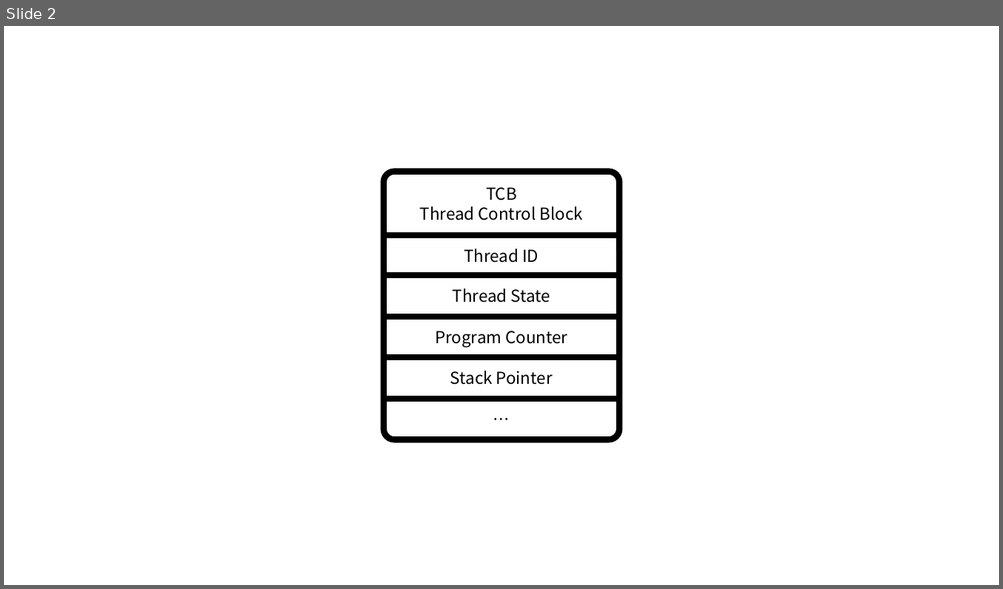
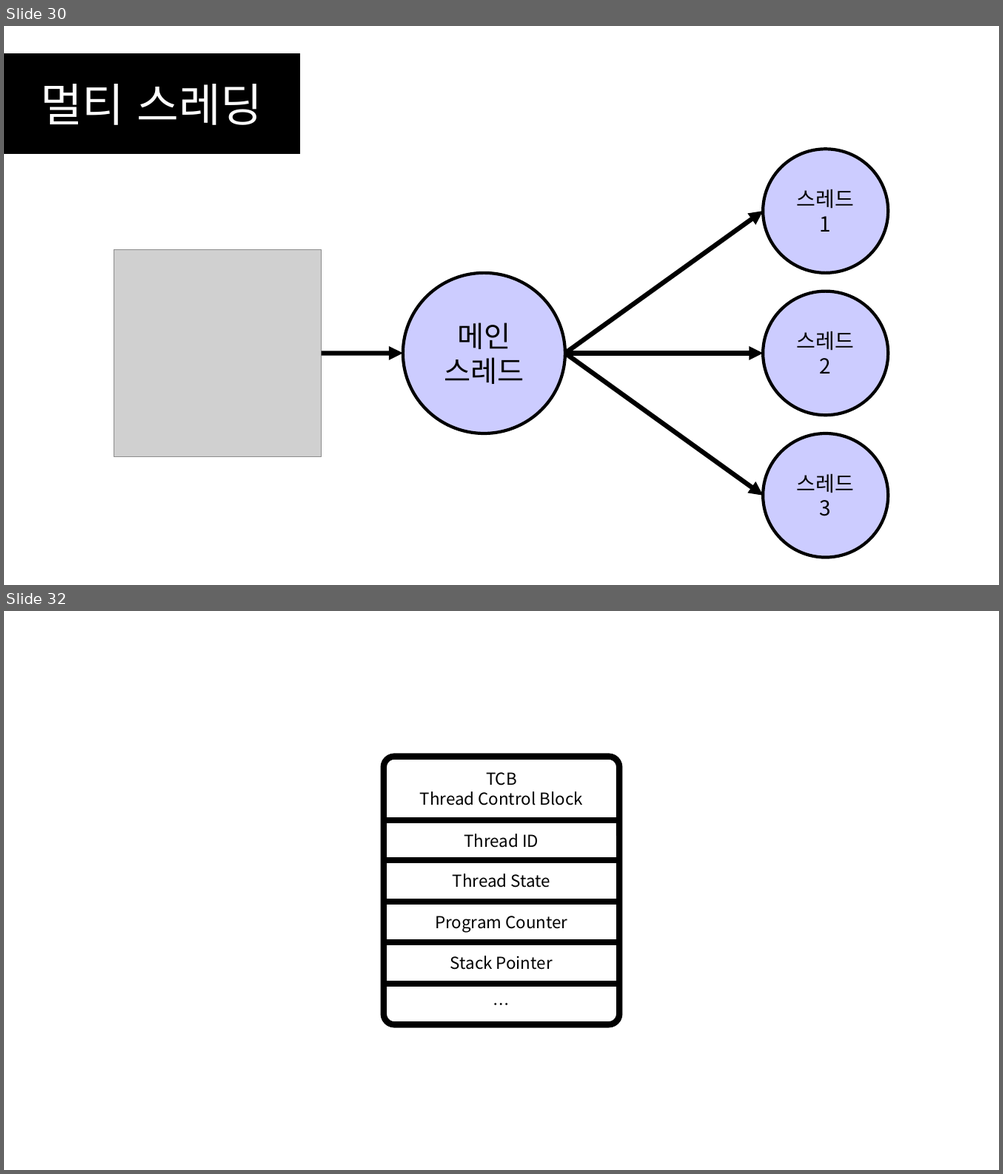
Before and after one commit to SEH00N/SDLU, a slide deck: ServerLecture/PT/3강 멀티스레딩 이론.pptx. Shown one above the other, each under a label of ours: slide 2 before the commit, slides 30 and 32 after it; the slides between them are not shown. The pictures are 1003x589 and 1003x1174 pixels, drawn with LibreOffice and Linux fonts; fonts in the diff are those of the drawing; grey boxes stand for pictures. Boxes give left, top, right and bottom in pixels: in the first picture for what was removed or moved away, otherwise in the second. Text is boxed around its words. In the diff, an @@ line names an element or a change of style, - is before the commit and + after.

```diff
--- a/ServerLecture/PT/3강 멀티스레딩 이론.pptx
+++ b/ServerLecture/PT/3강 멀티스레딩 이론.pptx
@@ slide 30 added at [4, 26, 999, 585], background #FFFFFF @@
@@ rectangle added at [4, 53, 299, 153], fill #000000, outline #000000 1 pt, 44 pt, text #FFFFFF @@
+멀티 스레딩
@@ ellipse added at [762, 149, 888, 273], fill #CCCCFF, outline #000000 3 pt, 20 pt, text #000000 @@
+스레드 1
@@ arrow added from (565, 354) to (762, 211), #000000 4.5 pt @@
@@ picture added at [114, 249, 321, 457] @@
@@ ellipse added at [403, 273, 565, 434], fill #CCCCFF, outline #000000 3 pt, 28 pt, text #000000 @@
+메인
+스레드
@@ ellipse added at [762, 292, 888, 415], fill #CCCCFF, outline #000000 3 pt, 20 pt, text #000000 @@
+스레드 2
@@ arrow added from (321, 354) to (403, 354), #000000 4.5 pt @@
@@ arrow added from (565, 354) to (762, 354), #000000 4.5 pt @@
@@ arrow added from (565, 354) to (762, 496), #000000 4.5 pt @@
@@ ellipse added at [762, 434, 888, 558], fill #CCCCFF, outline #000000 3 pt, 20 pt, text #000000 @@
+스레드 3
@@ what was slide 2 is now slide 32 @@
```
Also in this commit, not shown: 29 other slides added, 2 other files.
